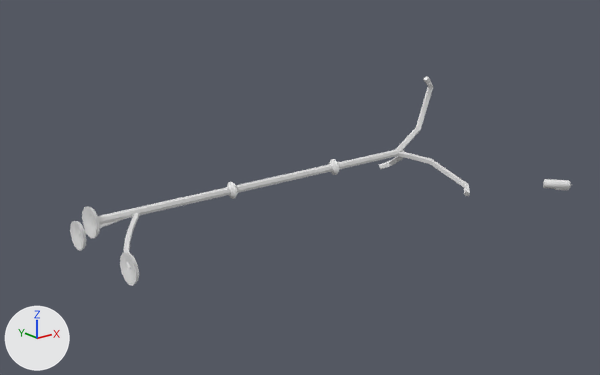
The glTF model godot/assets/props/modelle/kerzenstaender_kaputt.glb as it was, and as the next commit left it.
Rendered twice from a camera (50 mm lens) standing at (-2.432, -2.215, 0.989) and looking at (-0.705, -0.057, 0.126). The axes (+X, +Y, +Z) are drawn at lower left. The lights are the same throughout. The picture after the commit comes second. Materials are left out; every surface is plain grey. Vertices at exactly the same position are counted once.

The first picture shows 'kerzenstaender_kaputt'.
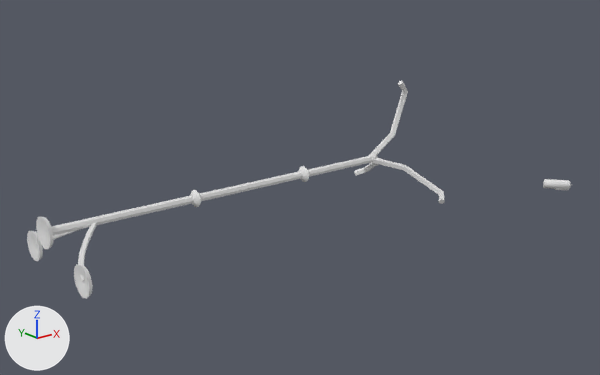
Location of each change, [x1, y1, x2, y2] in pixels of the pictures (600 x 375 px; the box of a moved part takes in the faces that stretch with it):
'kerzenstaender_kaputt', reshaped (9% wider)
    before: [70, 76, 570, 286]
    after: [27, 81, 570, 299]
part 1 of me_kerzenstaender_kaputt, moved or reshaped
    before: [395, 76, 433, 151]
    after: [369, 81, 408, 158]
part 2 of me_kerzenstaender_kaputt, moved or reshaped
    before: [379, 156, 404, 169]
    after: [355, 157, 381, 176]
part 3 of me_kerzenstaender_kaputt, moved or reshaped
    before: [398, 152, 470, 196]
    after: [371, 158, 445, 204]
part 4 of me_kerzenstaender_kaputt, moved or reshaped
    before: [98, 149, 404, 225]
    after: [51, 156, 377, 235]
part 5 of me_kerzenstaender_kaputt, moved or reshaped
    before: [329, 159, 340, 175]
    after: [298, 166, 310, 182]
part 6 of me_kerzenstaender_kaputt, moved or reshaped
    before: [227, 182, 238, 199]
    after: [190, 190, 202, 207]
part 7 of me_kerzenstaender_kaputt, moved or reshaped
    before: [82, 207, 100, 238]
    after: [36, 217, 53, 250]
part 8 of me_kerzenstaender_kaputt, moved or reshaped
    before: [78, 219, 124, 237]
    after: [35, 229, 81, 248]
part 9 of me_kerzenstaender_kaputt, moved or reshaped
    before: [70, 221, 86, 251]
    after: [27, 231, 43, 261]
part 10 of me_kerzenstaender_kaputt, moved or reshaped
    before: [124, 213, 140, 269]
    after: [78, 223, 97, 282]
part 11 of me_kerzenstaender_kaputt, moved or reshaped
    before: [120, 253, 139, 286]
    after: [74, 264, 93, 299]

Patch to the scene script:
```diff
--- a/godot/assets/props/modelle/kerzenstaender_kaputt.glb.py
+++ b/godot/assets/props/modelle/kerzenstaender_kaputt.glb.py
@@ me_kerzenstaender_kaputt @@
 # used by ob_kerzenstaender_kaputt; location = (0.0, 0.0, 0.0)
-me_kerzenstaender_kaputt.from_pydata(...)  # 436 vertices, 808 faces; spans x -1.46..0.37, y -0.44..0.25, z -0.01..0.43
+me_kerzenstaender_kaputt.from_pydata(...)  # 436 vertices, 808 faces; spans x -1.6..0.37, y -0.44..0.25, z -0.01..0.43
+# me_kerzenstaender_kaputt part 1: the loose piece of 20 vertices spanning x -0.19..0.01, y -0.01..0.01, z 0.14..0.43 is moved by (-0.14, 0.0, 0.0)
+# me_kerzenstaender_kaputt part 2: the loose piece of 20 vertices spanning x -0.19..0.01, y -0.01..0.25, z 0.0..0.16 is moved by (-0.14, 0.0, 0.0)
+# me_kerzenstaender_kaputt part 3: the loose piece of 20 vertices spanning x -0.19..0.01, y -0.25..0.01, z 0.0..0.16 is moved by (-0.14, 0.0, 0.0)
+# me_kerzenstaender_kaputt part 4: the loose piece of 32 vertices spanning x -1.45..-0.15, y -0.01..0.01, z 0.14..0.16 is moved by (-0.14, 0.0, 0.0)
+# me_kerzenstaender_kaputt part 5: the loose piece of 12 vertices spanning x -0.53..-0.47, y -0.03..0.03, z 0.12..0.18 is moved by (-0.14, 0.0, 0.0)
+# me_kerzenstaender_kaputt part 6: the loose piece of 12 vertices spanning x -0.98..-0.92, y -0.03..0.03, z 0.12..0.18 is moved by (-0.14, 0.0, 0.0)
+# me_kerzenstaender_kaputt part 7: the loose piece of 50 vertices spanning x -1.46..-1.45, y -0.05..0.05, z 0.1..0.2 is moved by (-0.14, 0.0, 0.0)
+# me_kerzenstaender_kaputt part 8: the loose piece of 35 vertices spanning x -1.43..-1.29, y -0.01..0.18, z 0.04..0.16 is moved by (-0.14, 0.0, 0.0)
+# me_kerzenstaender_kaputt part 9: the loose piece of 50 vertices spanning x -1.43..-1.42, y 0.12..0.22, z 0.0..0.1 is moved by (-0.14, 0.0, 0.0)
+# me_kerzenstaender_kaputt part 10: the loose piece of 35 vertices spanning x -1.43..-1.29, y -0.18..0.01, z 0.04..0.16 is moved by (-0.14, 0.0, 0.0)
+# me_kerzenstaender_kaputt part 11: the loose piece of 50 vertices spanning x -1.43..-1.42, y -0.22..-0.12, z 0.0..0.1 is moved by (-0.14, 0.0, 0.0)
```
